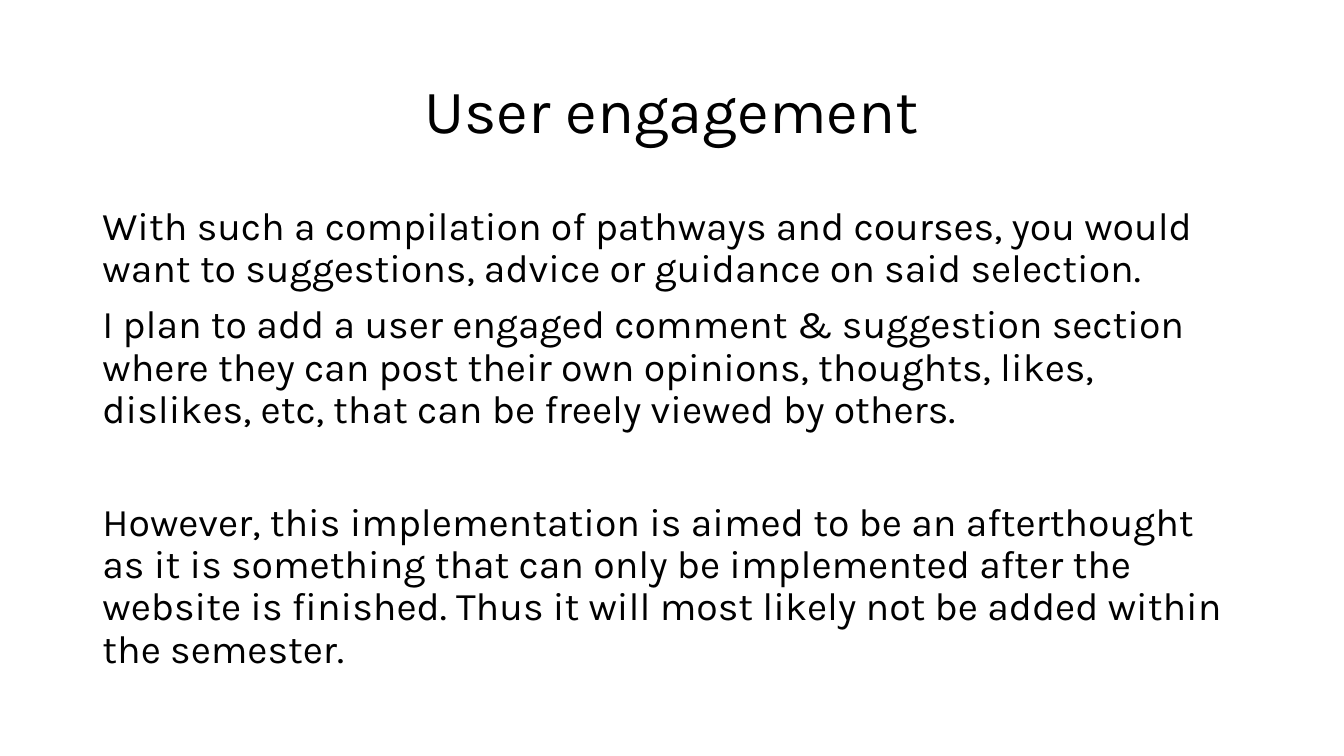
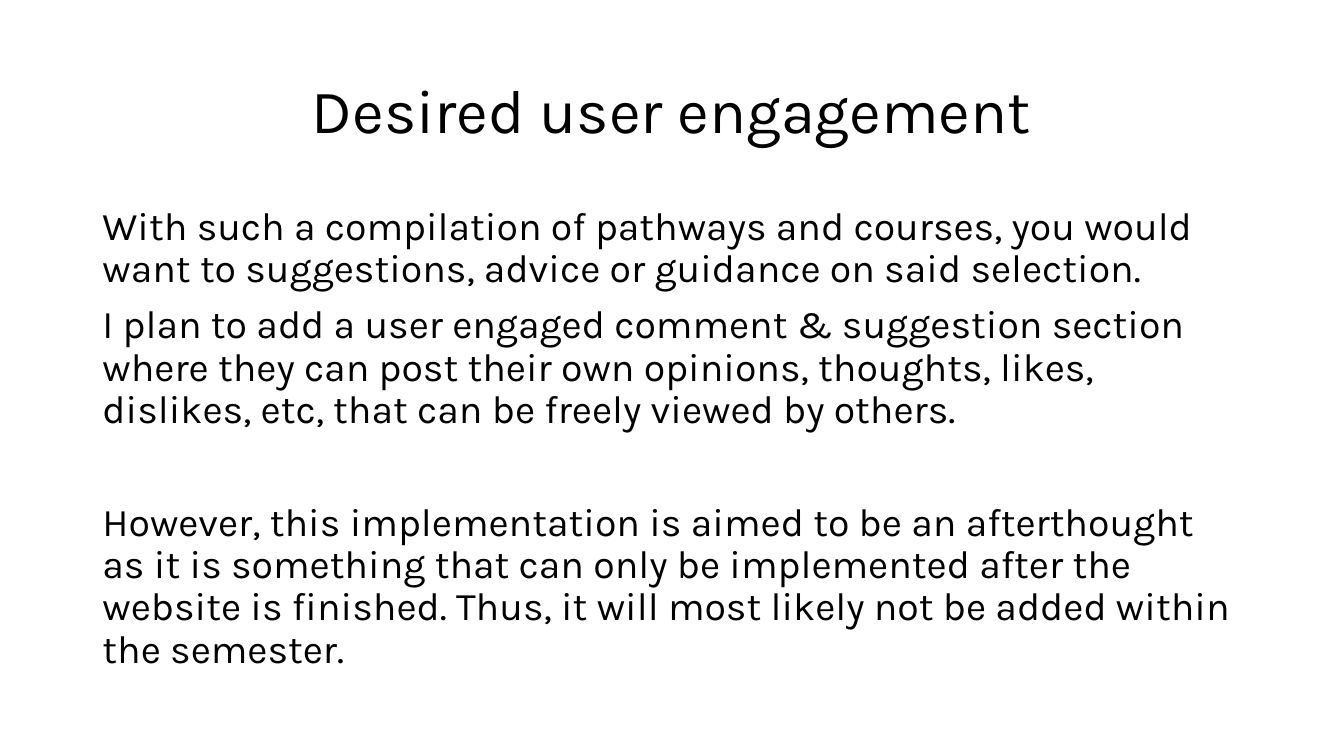
Before and after one commit to anthony2421/cisc4900-anthony2421-vc1a, a slide deck: slide 6 of Progress documentations/CISC 4900 - Diagram.pptx (slide 5 before the commit). Drawn at 1344x756 pixels with LibreOffice and Linux fonts; fonts in the diff are those of the drawing. Boxes give left, top, right and bottom in pixels: in the first picture for what was removed or moved away, otherwise in the second. Text is boxed around its words. In the diff, an @@ line names an element or a change of style, - is before the commit and + after.

```diff
--- a/Progress documentations/CISC 4900 - Diagram.pptx
+++ b/Progress documentations/CISC 4900 - Diagram.pptx
@@ title at <box>312,90,1031,148</box>: text changed @@
-User engagement
+Desired user engagement
@@ text at <box>102,509,1230,664</box>: text changed @@
-However, this implementation is aimed to be an afterthought as it is something that can only be implemented after the website is finished. Thus it will most likely not be added within the semester.
+However, this implementation is aimed to be an afterthought as it is something that can only be implemented after the website is finished. Thus, it will most likely not be added within the semester.
```
Also in this commit, not shown: 7 other slides changed, 15 slides added.
